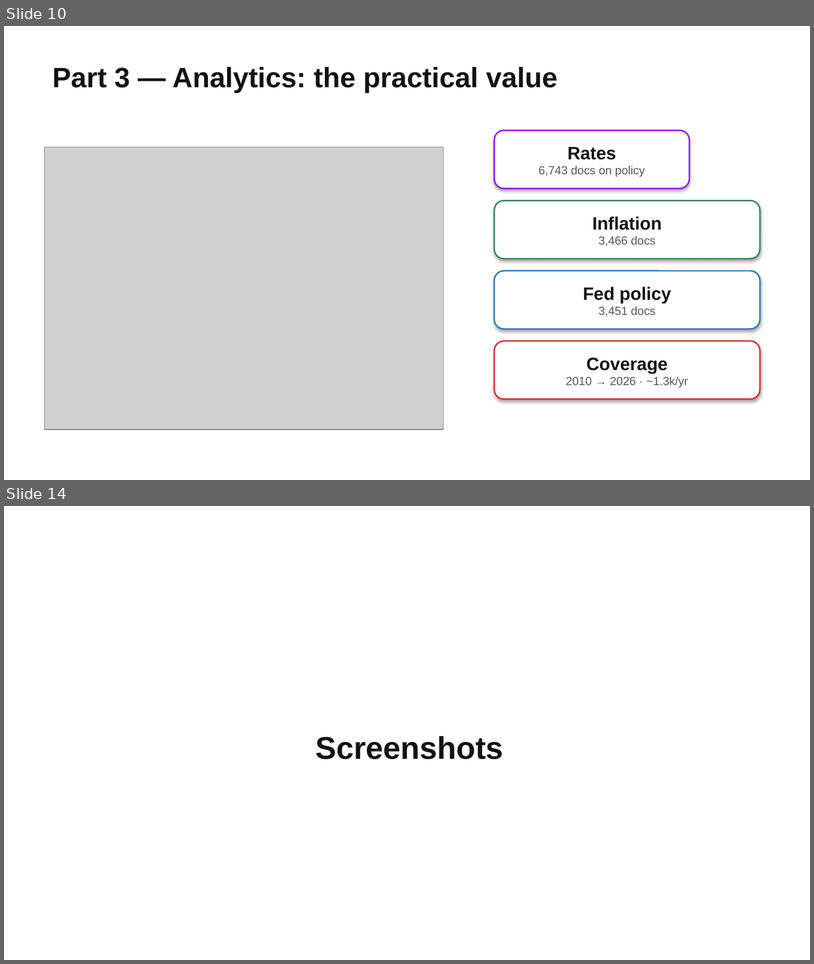
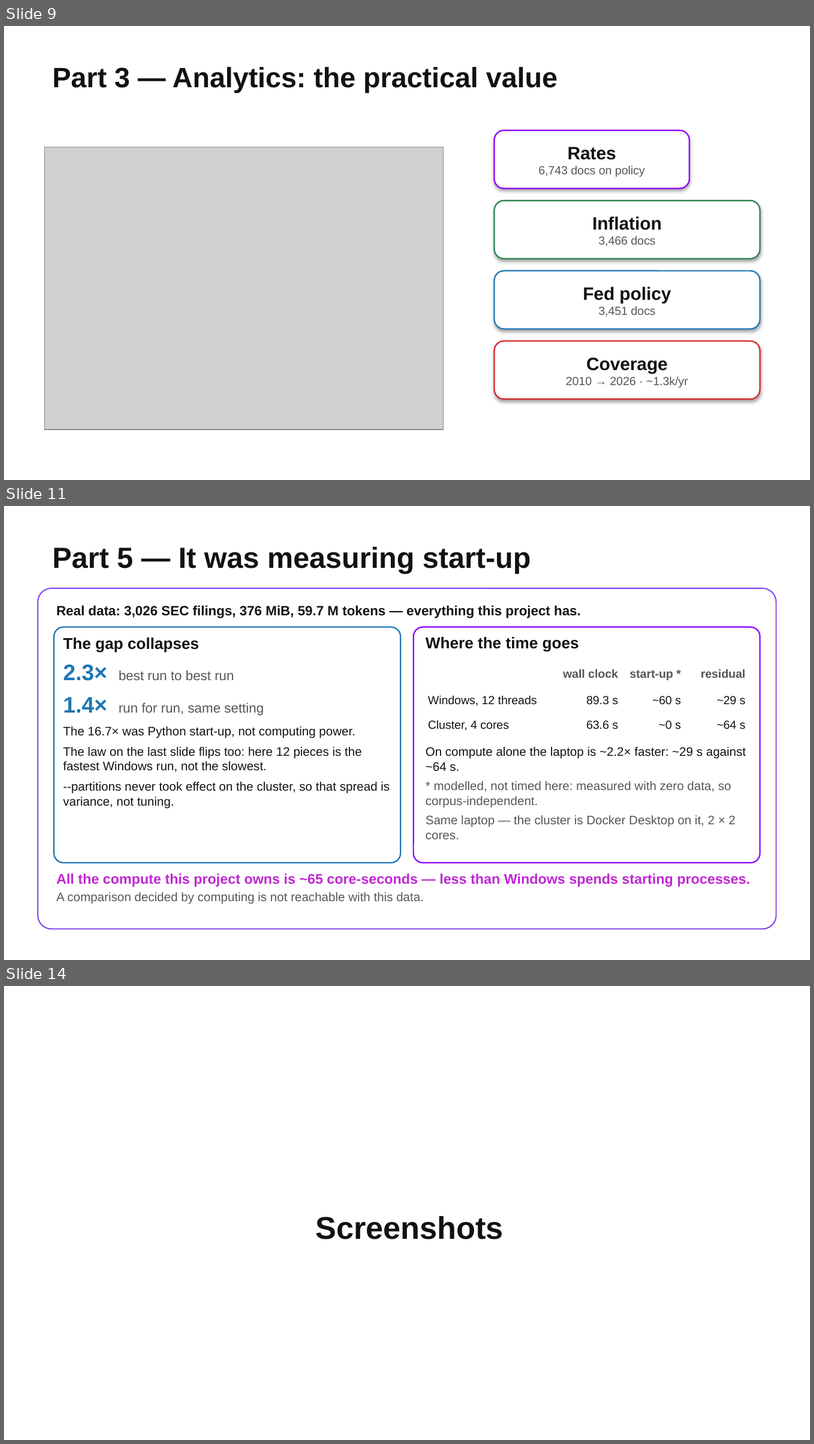
Before and after one commit to Sqaard/Portfolio-Aware-Search, a slide deck: presentations/BigData_ITMO.pptx. Shown one above the other, each under a label of ours: slides 10 and 14 before the commit, slides 9, 11 and 14 after it; the slides between them are not shown. The pictures are 814x964 and 814x1444 pixels, drawn with LibreOffice and Linux fonts; fonts in the diff are those of the drawing; grey boxes stand for pictures; background and template pictures are left out. Boxes give left, top, right and bottom in pixels: in the first picture for what was removed or moved away, otherwise in the second. Text is boxed around its words. In the diff, an @@ line names an element or a change of style, - is before the commit and + after.

```diff
--- a/presentations/BigData_ITMO.pptx
+++ b/presentations/BigData_ITMO.pptx
@@ slide 11 added at (4,506,810,960), background picture (left out) @@
@@ title added at (53,547,531,573), 26 pt, text #121212, bold @@
+Part 5 — It was measuring start-up
@@ rounded rectangle added at (38,588,777,928), fill #FFFFFF, outline #7C3AED 1 pt @@
@@ text added at (56,605,581,618), 12 pt, text #121212, bold @@
+Real data: 3,026 SEC filings, 376 MiB, 59.7 M tokens — everything this project has.
@@ rounded rectangle added at (54,627,401,862), fill #FFFFFF, outline #1F77B4 1.2 pt, 11 pt, text #121212 @@
+The gap collapses
+2.3× best run to best run
+1.4× run for run, same setting
+The 16.7× was Python start-up, not computing power.
+The law on the last slide flips too: here 12 pieces is the fastest Windows run, not the slowest.
+--partitions never took effect on the cluster, so that spread is variance, not tuning.
@@ rounded rectangle added at (414,627,761,862), fill #FFFFFF, outline #8F00FF 1.2 pt @@
@@ text added at (426,637,579,651), 14 pt, text #121212, bold @@
+Where the time goes
@@ table added at (423,659,751,733), 3 rows, 4 columns @@
+ | wall clock | start-up * | residual
+Windows, 12 threads | 89.3 s | ~60 s | ~29 s
+Cluster, 4 cores | 63.6 s | ~0 s | ~64 s
@@ text added at (426,747,746,839), 11 pt, text #565656 @@
+On compute alone the laptop is ~2.2× faster: ~29 s against ~64 s.
+* modelled, not timed here: measured with zero data, so corpus-independent.
+Same laptop — the cluster is Docker Desktop on it, 2 × 2 cores.
@@ text added at (56,873,750,904), 12.5 pt, text #C026D3, bold @@
+All the compute this project owns is ~65 core-seconds — less than Windows spends starting processes.
+A comparison decided by computing is not reachable with this data.
@@ what was slide 10 is now slide 9 @@
```
Also in this commit, not shown: 2 slides changed, 1 other slide added, 2 slides removed.
